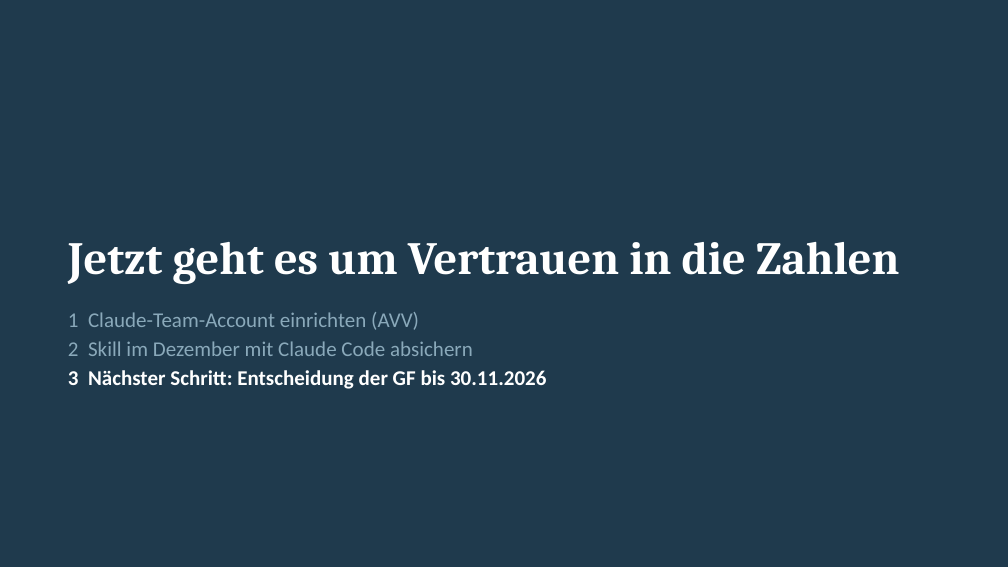
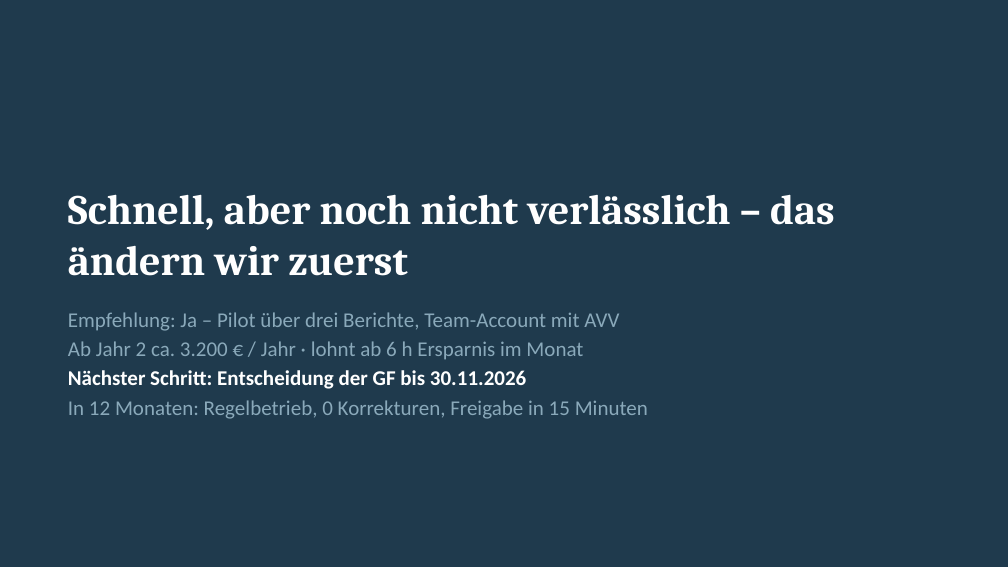
Before and after one commit to jenny9876781/Ablage-, a slide deck: slide 8 of ki-wiki/abgabe/Praxisprojekt_Kurzpraesentation.pptx. Drawn at 1008x567 pixels with LibreOffice and Linux fonts; fonts in the diff are those of the drawing. Boxes give left, top, right and bottom in pixels: in the first picture for what was removed or moved away, otherwise in the second. Text is boxed around its words. In the diff, an @@ line names an element or a change of style, - is before the commit and + after.

```diff
--- a/ki-wiki/abgabe/Praxisprojekt_Kurzpraesentation.pptx
+++ b/ki-wiki/abgabe/Praxisprojekt_Kurzpraesentation.pptx
@@ title at bbox=[68, 194, 835, 276]: text changed; size 44 to 40 pt @@
-Jetzt geht es um Vertrauen in die Zahlen
+Schnell, aber noch nicht verlässlich – das ändern wir zuerst
@@ text at bbox=[68, 312, 648, 419]: text changed @@
-1 Claude-Team-Account einrichten (AVV)
-2 Skill im Dezember mit Claude Code absichern
-3 Nächster Schritt: Entscheidung der GF bis 30.11.2026
+Empfehlung: Ja – Pilot über drei Berichte, Team-Account mit AVV
+Ab Jahr 2 ca. 3.200 € / Jahr · lohnt ab 6 h Ersparnis im Monat
+Nächster Schritt: Entscheidung der GF bis 30.11.2026
+In 12 Monaten: Regelbetrieb, 0 Korrekturen, Freigabe in 15 Minuten
```
Also in this commit, not shown: 2 other slides changed, 1 slide added, 1 slide removed, 9 other files.
